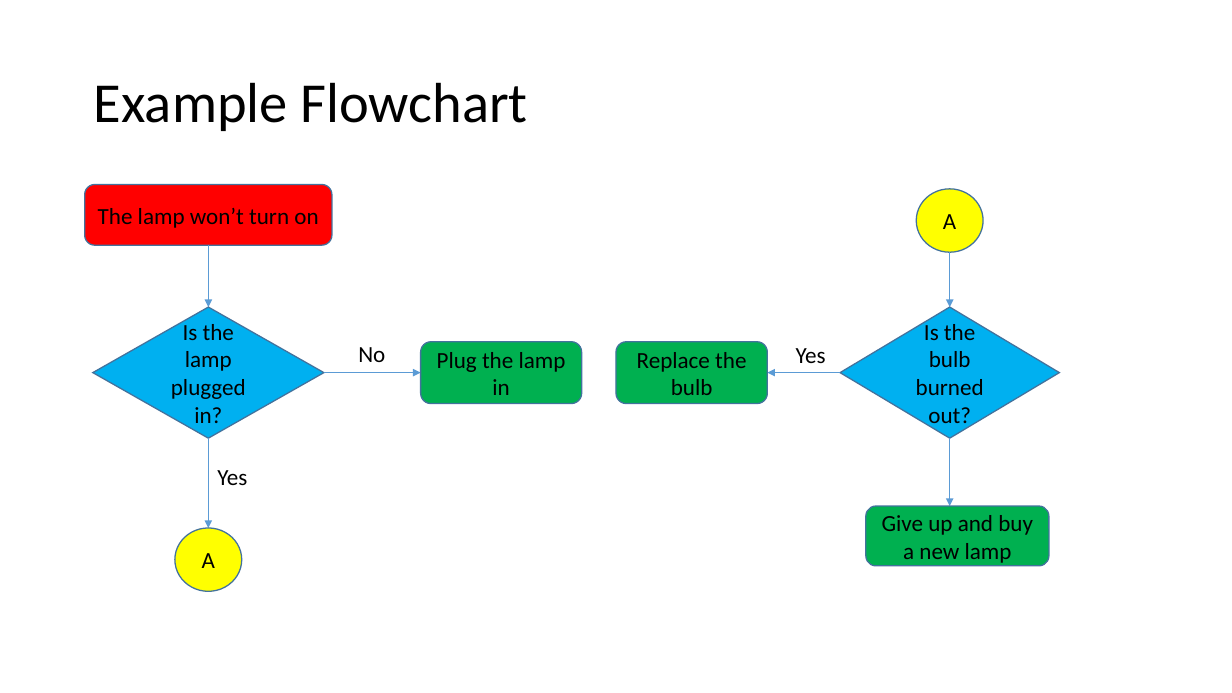
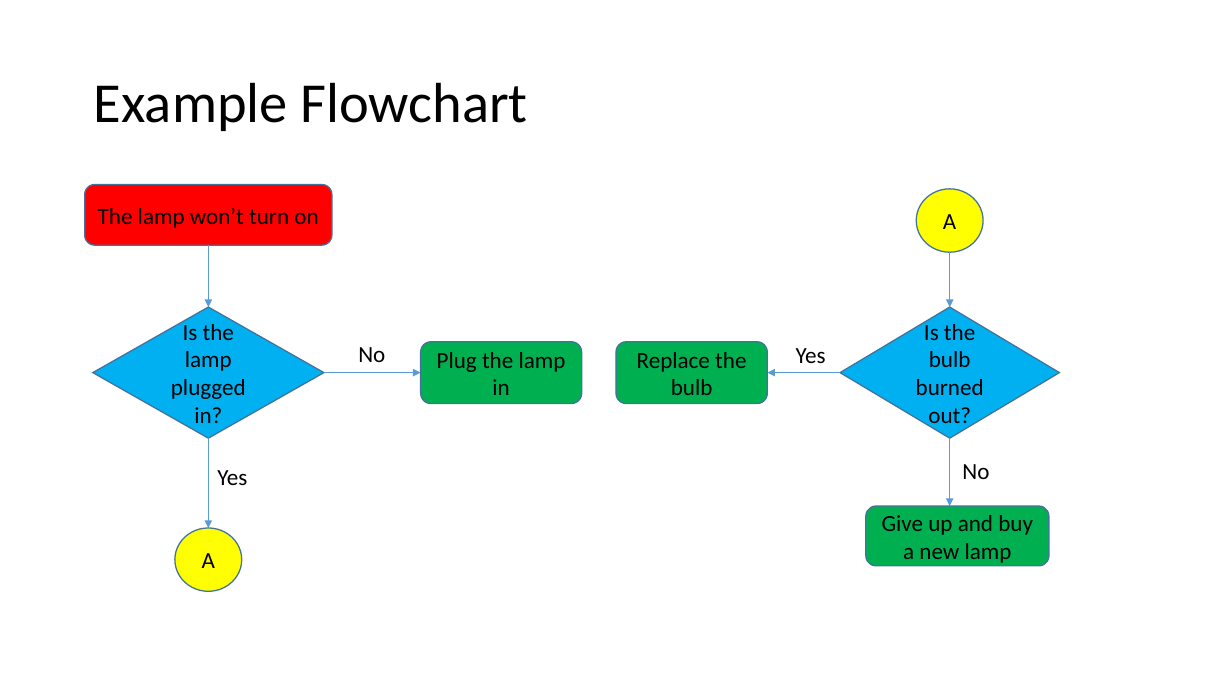
Before and after one commit to kingsman142/CS0007-UTA, a slide deck: slide 11 of Powerpoints/CS0007 Week 6.pptx. Drawn at 1232x693 pixels with LibreOffice and Linux fonts; fonts in the diff are those of the drawing. Boxes give left, top, right and bottom in pixels: in the first picture for what was removed or moved away, otherwise in the second. Text is boxed around its words. In the diff, an @@ line names an element or a change of style, - is before the commit and + after.

```diff
--- a/Powerpoints/CS0007 Week 6.pptx
+++ b/Powerpoints/CS0007 Week 6.pptx
@@ text added at <box>962,464,989,479</box>, 18 pt, text #000000 @@
+No
```
Also in this commit, not shown: 2 other slides changed, 3 other files.
